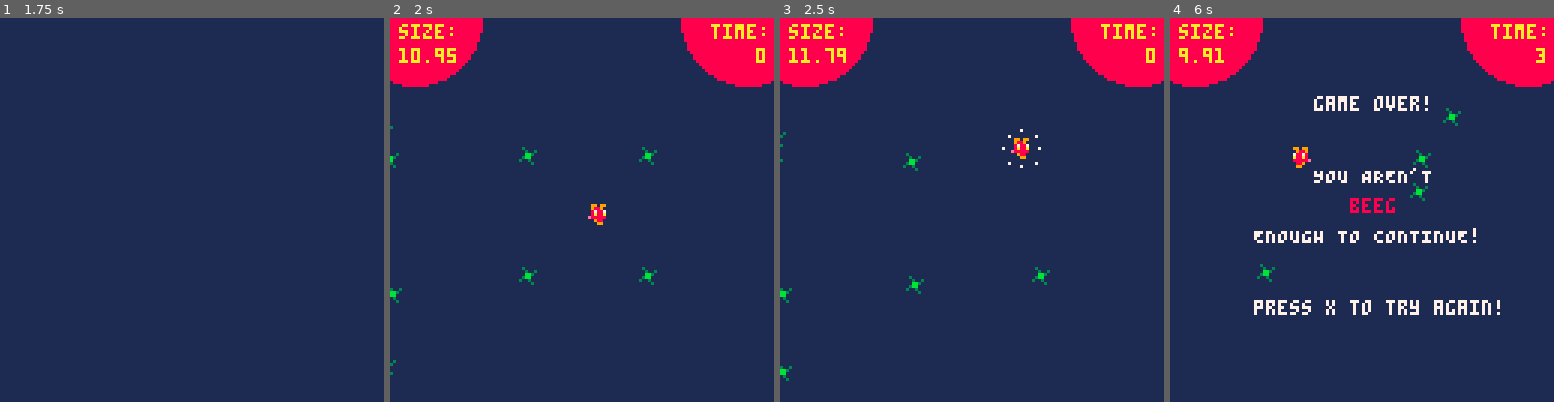
Above: before the commit, frames 1-4 (left to right).
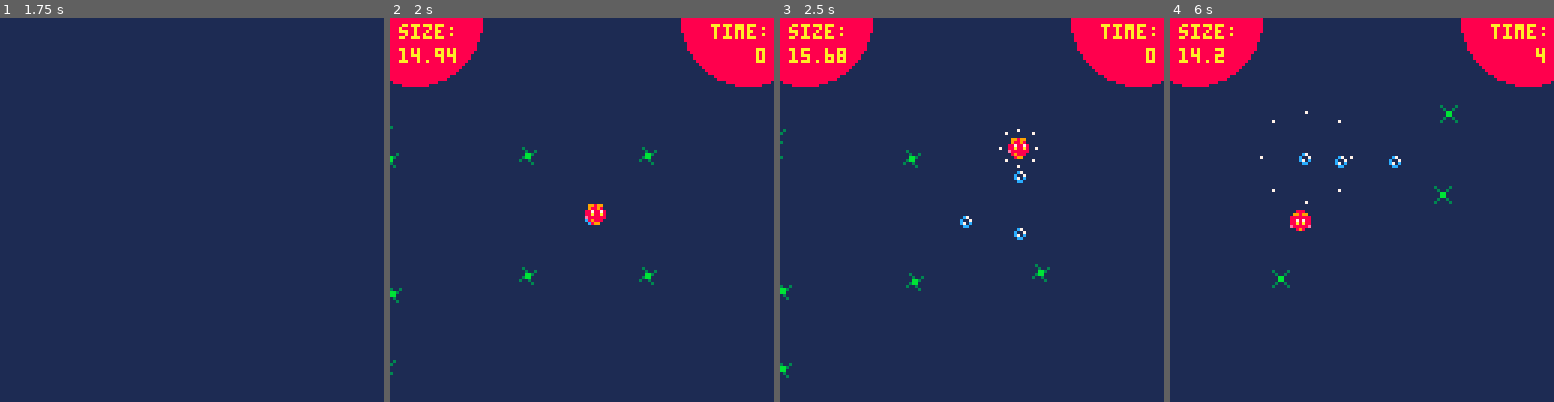
Above: after the commit, the same moments.

Repository: acmcpheron02/beeg
Game: PICO-8 cartridge beeg.p8
Two runs of this game, one before a commit and one after it. Both use one fixed random seed, a clock stepped at 60 frames per second and the inputs below.
Inputs:
- Up to frame 1 (1.75 s): tap X (X key) at 0.33, 1.07 s; hold Right from 1.6 s (still down)
- Up to frame 2 (2 s): keep holding Right; tap X (X key) at 1.85 s
- Up to frame 3 (2.5 s): release Right at 2.1 s; hold Up 2.15-2.42 s; hold Right from 2.47 s (still down)
- Up to frame 4 (6 s): tap X (X key) at 2.97, 4.08, 5.2 s; release Right at 3.03 s; hold Left 3.08-3.58 s; hold Down 3.63-3.97 s; hold Right 4.02-4.68 s; hold Up 4.73-5.03 s; hold Left 5.08-5.68 s; hold Down from 5.73 s (still down)

Frame 1 is identical in both runs. In frame 2, 0.2% of the frame differs, in the area x 5-57%, y 7-54%; in frame 3, 1.1%; in frame 4, 4.3%, in the area x 2-97%, y 7-78%.

Commit message:
changing computers

Diff:
--- a/beeg.p8
+++ b/beeg.p8
@@ -6,10 +6,10 @@
 
 
 __gfx__
-099099000990990009000900000000000c7000000000000000000000000000000000000000000000000000000000000000000000000000000000000000000000
-00000000090090009070709009909900c00700000000000000000000000000000000000000000000000000000000000000000000000000000000000000000000
-007070000070070000a0a00000000000c70c00000000000000000000000000000000000000000000000000000000000000000000000000000000000000000000
-00a0a00000a00a00e00000e0007070000cc000000000000000000000000000000000000000000000000000000000000000000000000000000000000000000000
+09909900099099000900090000000000000000000000000000000000000000000c70000000000000000000000000000000000000000000000000000000000000
+0000000009009000907070900990990000000000000000000000000000000000c007000000000000000000000000000000000000000000000000000000000000
+007070000070070000a0a0000000000000000000000000000000000000000000c70c000000000000000000000000000000000000000000000000000000000000
+00a0a00000a00a00e00000e000707000000000000000000000000000000000000cc0000000000000000000000000000000000000000000000000000000000000
 e00000e0e00000000090900000a0a000000000000000000000000000000000000000000000000000000000000000000000000000000000000000000000000000
 009090000090000000090000e00000e0000000000000000000000000000000000000000000000000000000000000000000000000000000000000000000000000
 00090000000990000000000000090000000000000000000000000000000000000000000000000000000000000000000000000000000000000000000000000000
--- a/main.p8
+++ b/main.p8
@@ -29,9 +29,9 @@
     timer = 0
     actors = {}
     player = {}
+    particles = {}
     cam = nil
     camera(0,0)
-    particles = {}
 end
 
 
@@ -253,7 +253,7 @@
     p.dy = 0
     p.x_speed = 0
     p.y_speed = 0
-    p.mass = 11.0
+    p.mass = 15.0
     p.base_accel = 0.55
     p.base_friction = .45
     p.base_mass = 20
